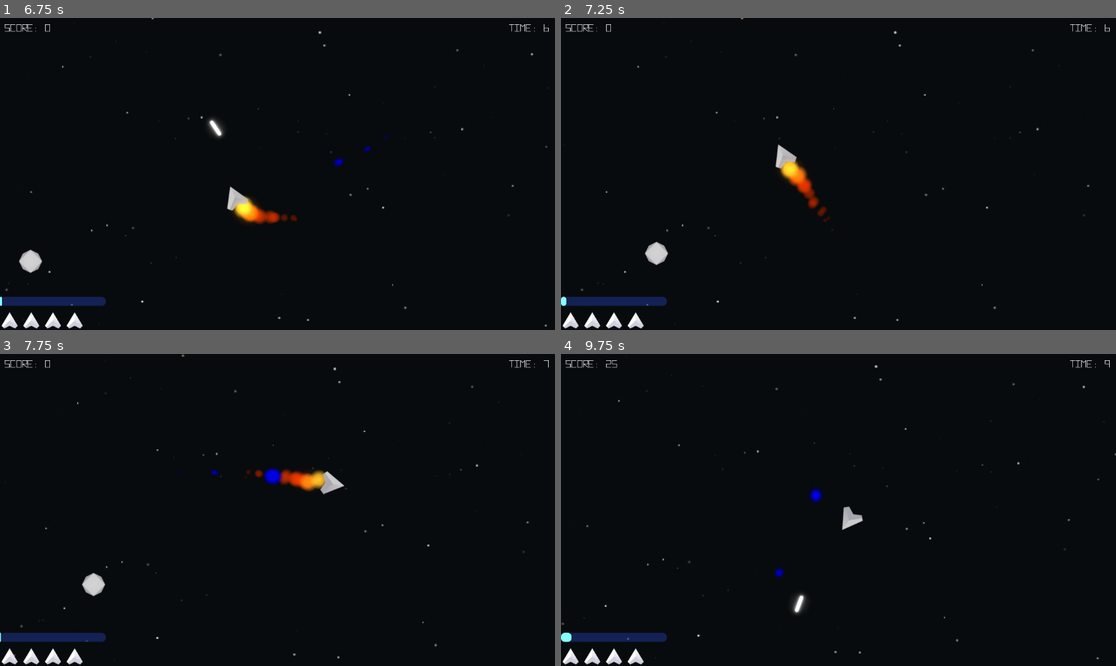
Above: before the commit, frames 1-4 (two rows, left to right).
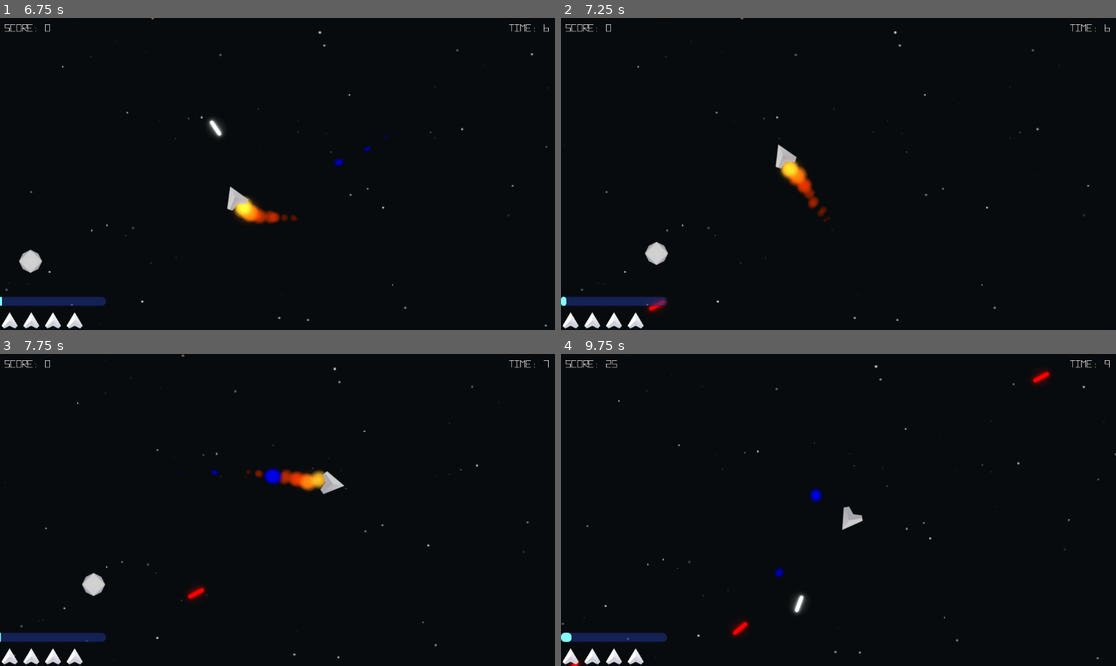
Above: after the commit, the same moments.

Repository: jtlung/Space-Shooter
Game: Godot game, scene res://UI/main_menu.tscn
The game is run twice, just before and just after one commit, with the same random seed, the same clock (stepped at 60 frames per second) and the same inputs.
Inputs (mouse positions are in pixels of both pictures, inside the frame that each line leads up to):
- Up to frame 1 (6.75 s): click "Play" at 0.5 s; move the mouse to (399, 158) at 1.27 s; hold W (Forward) 1.28-2.03 s; hold Space (Burst) 1.28-2.03 s; move the mouse to (166, 189) at 2.02 s; click (166, 189) at 2.1 s; move the mouse to (333, 105) at 2.77 s; hold Space (Burst) 2.78-3.53 s; hold W (Forward) 2.78-4.28 s; move the mouse to (249, 236) at 3.52 s; click (249, 236) at 3.6 s; move the mouse to (444, 220) at 4.27 s; hold Space (Burst) 4.28-5.03 s; move the mouse to (111, 127) at 5.02 s; click (111, 127) at 5.1 s; move the mouse to (305, 174) at 5.77 s; hold Space (Burst) 5.78-6.53 s; move the mouse to (194, 96) at 6.52 s; hold W (Forward) from 6.53 s (still down); click (194, 96) at 6.6 s
- Up to frame 2 (7.25 s): keep holding W (Forward)
- Up to frame 3 (7.75 s): keep holding W (Forward); move the mouse to (399, 494) at 7.27 s; hold Space (Burst) from 7.28 s (still down)
- Up to frame 4 (9.75 s): move the mouse to (727, 525) at 8.02 s; release Space (Burst) at 8.03 s; click (727, 525) at 8.1 s; move the mouse to (894, 441) at 8.77 s; release W (Forward) at 8.78 s; hold Space (Burst) 8.78-9.53 s; move the mouse to (810, 572) at 9.52 s; click (810, 572) at 9.6 s

Frame 1 is identical in both runs. In frame 2, 0.1% of the frame differs, in the area x 15-20%, y 89-95%; in frame 3, 0.1%; in frame 4, 0.3%, in the area x 1-89%, y 4-100%.

Commit message:
minor bug

Diff:
--- a/Enemy.gd
+++ b/Enemy.gd
@@ -10,7 +10,7 @@
 
 func _ready():
 	if randi_range(0,1):
-		initial_position.x = Global.map.x-50
+		initial_position.x = -Global.map.x-50
 		initial_position.y = randi_range(0,Global.map.y)
 		direction = Vector2(3.5,0)
 	else:
--- a/Enemy/enemy.tscn
+++ b/Enemy/enemy.tscn
@@ -17,7 +17,7 @@
 polygon = PackedVector2Array(-19, -24, 19, -24, 24, -19, 24, 19, 19, 24, -19, 24, -24, 19, -24, -19)
 
 [node name="Timer" type="Timer" parent="."]
-wait_time = 2.0
+wait_time = 3.0
 autostart = true
 
 [node name="Area2D" type="Area2D" parent="."]
